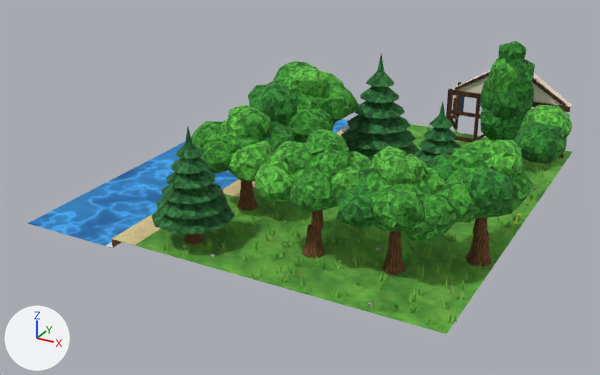
A saved change to the glTF model assets/models/town_b/chunk_0_3.glb.
Rendered twice from a camera (50 mm lens) standing at (21.9, -83.1, 13.0) and looking at (7.8, -57.5, 0.2). The axes (+X, +Y, +Z) are drawn at lower left. The lights are the same throughout. The picture after the commit comes second. Vertices at exactly the same position are counted once.

Script lines for the objects in view, before the commit:
```python
me_chunk_0_3 = bpy.data.meshes.new('chunk_0_3')
me_chunk_0_3.from_pydata(...)  # 10536 vertices, 15234 faces; spans x 0.0..16.9, y -64.1..-47.9, z -0.5..5.3
me_chunk_0_3.materials.append(mat_water)
me_chunk_0_3.materials.append(mat_foam)
me_chunk_0_3.materials.append(mat_cliff)
me_chunk_0_3.materials.append(mat_grass_a)
me_chunk_0_3.materials.append(mat_cliff_dark)
me_chunk_0_3.materials.append(mat_sand)
me_chunk_0_3.materials.append(mat_stone_light)
me_chunk_0_3.materials.append(mat_rock)
me_chunk_0_3.materials.append(mat_wood_dark)
me_chunk_0_3.materials.append(mat_stone)
me_chunk_0_3.materials.append(mat_timber)
me_chunk_0_3.materials.append(mat_glass)
me_chunk_0_3.materials.append(mat_flower_y)
me_chunk_0_3.materials.append(mat_leaf_b)
me_chunk_0_3.materials.append(mat_tuft)
me_chunk_0_3.materials.append(mat_trunk)
me_chunk_0_3.materials.append(mat_leaf_a)
me_chunk_0_3.materials.append(mat_leaf_c)
me_chunk_0_3.materials.append(mat_plaster)
me_chunk_0_3.materials.append(mat_rock_dark)
me_chunk_0_3.materials.append(mat_leaf_pine)
ob_chunk_0_3 = bpy.data.objects.new('chunk_0_3', me_chunk_0_3)
ob_chunk_0_3.location = (0.0, 0.0, 0.0)
```
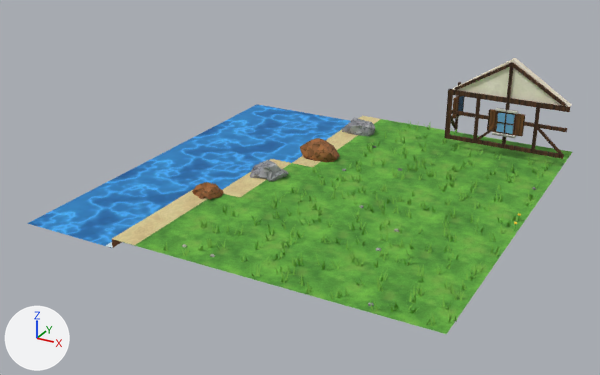
Diff of the bpy script that builds the scene:
```diff
--- a/assets/models/town_b/chunk_0_3.glb.py
+++ b/assets/models/town_b/chunk_0_3.glb.py
@@ me_chunk_0_3 @@
 # used by ob_chunk_0_3; location = (0.0, 0.0, 0.0)
-me_chunk_0_3.from_pydata(...)  # 10536 vertices, 15234 faces; spans x 0.0..16.9, y -64.1..-47.9, z -0.5..5.3
+me_chunk_0_3.from_pydata(...)  # 6878 vertices, 8064 faces; spans x 0.0..16.0, y -64.1..-47.9, z -0.5..4.2
+# me_chunk_0_3 part 1: 109 loose pieces with 3658 vertices, spanning x 4.8..16.9, y -64.1..-50.2, z 0.0..5.3, are deleted
+# other edits to the shape of me_chunk_0_3 do not show in these pictures
 me_chunk_0_3.materials.append(mat_water)
@@ me_chunk_0_3 @@
 me_chunk_0_3.materials.append(mat_tuft)
-me_chunk_0_3.materials.append(mat_trunk)
-me_chunk_0_3.materials.append(mat_leaf_a)
-me_chunk_0_3.materials.append(mat_leaf_c)
 me_chunk_0_3.materials.append(mat_plaster)
 me_chunk_0_3.materials.append(mat_rock_dark)
-me_chunk_0_3.materials.append(mat_leaf_pine)
```

Location of each change, (x1, y1, x2, y2) in pixels of the pictures (600 x 375 px):
'chunk_0_3', reshaped
    before: (28, 41, 572, 334)
    after: (28, 58, 572, 334)
part 1 of me_chunk_0_3, deleted (green)
    before: (151, 41, 572, 275)
